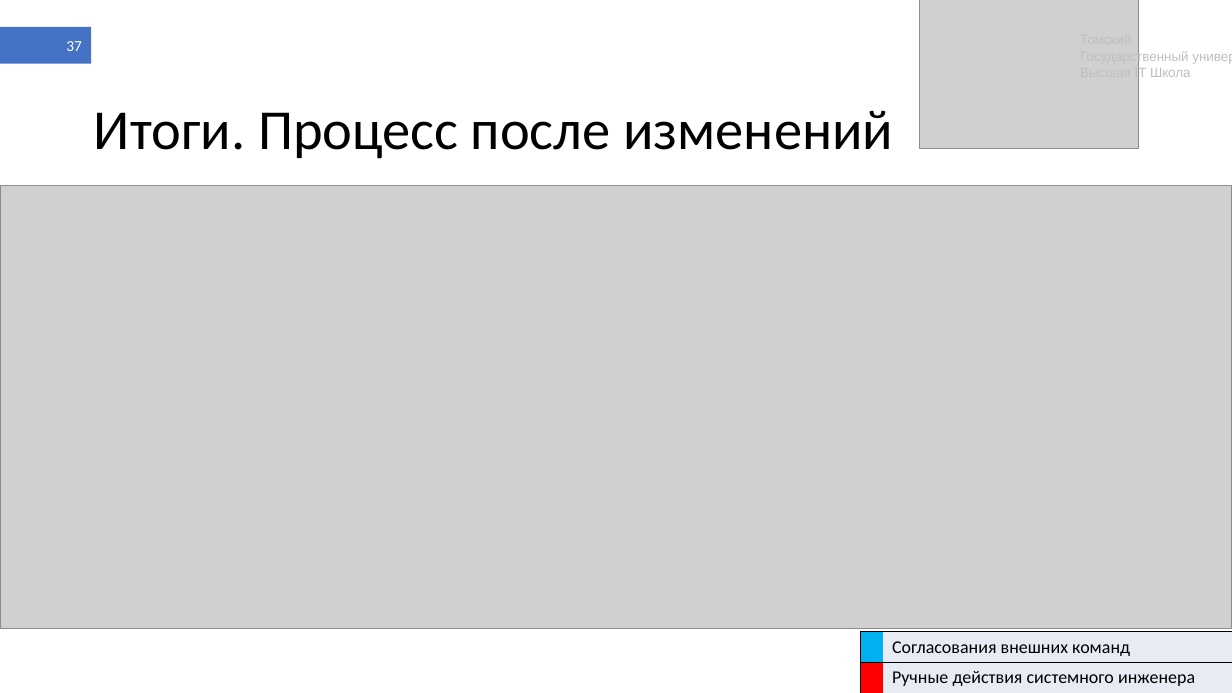
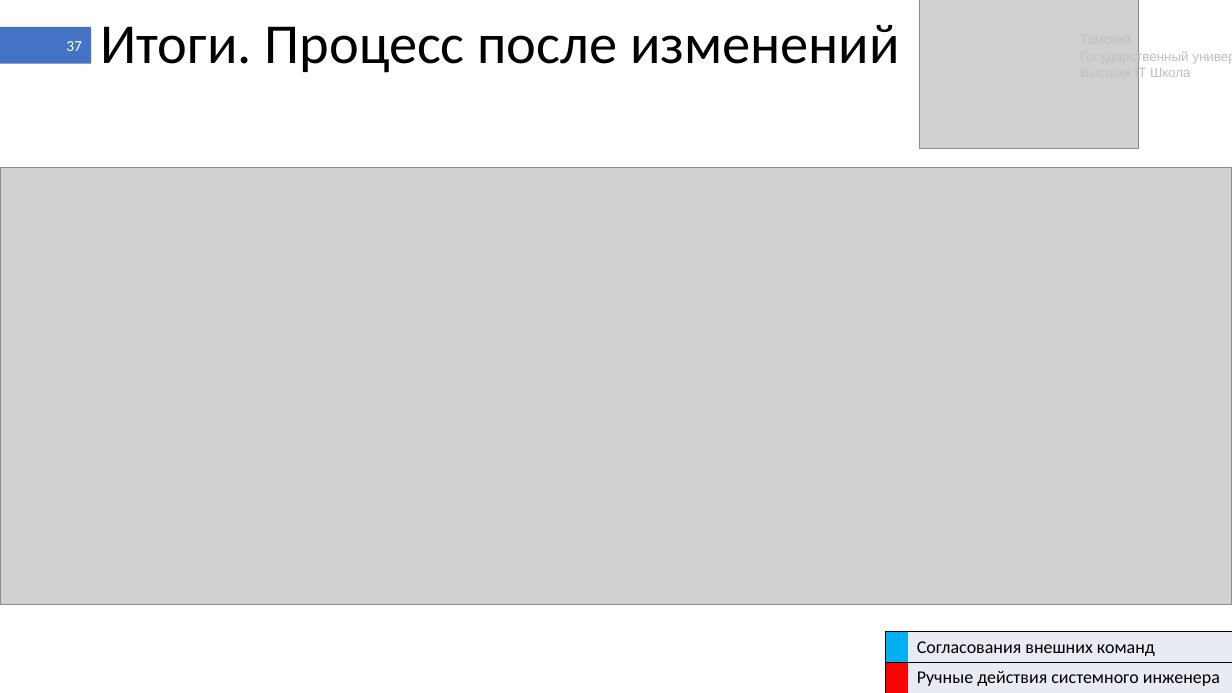
Before and after one commit to shameoff/GraduateWork, a slide deck: slide 37 of Презентация ВКР (в шаблоне).pptx. Drawn at 1232x693 pixels with LibreOffice and Linux fonts; fonts in the diff are those of the drawing; grey boxes stand for pictures. Boxes give left, top, right and bottom in pixels: in the first picture for what was removed or moved away, otherwise in the second. Text is boxed around its words. In the diff, an @@ line names an element or a change of style, - is before the commit and + after.

```diff
--- a/Презентация ВКР (в шаблоне).pptx
+++ b/Презентация ВКР (в шаблоне).pptx
@@ title "Итоги. Процесс после изменений" moved from (x1=94, y1=111, x2=893, y2=159) to (x1=101, y1=25, x2=900, y2=73) @@
@@ picture resized from (x1=0, y1=185, x2=1232, y2=628) to (x1=0, y1=167, x2=1232, y2=604) @@
@@ table resized from (x1=860, y1=631, x2=1232, y2=693) to (x1=885, y1=631, x2=1232, y2=693) @@
```
Also in this commit, not shown: 38 other slides changed, 1 other file.
